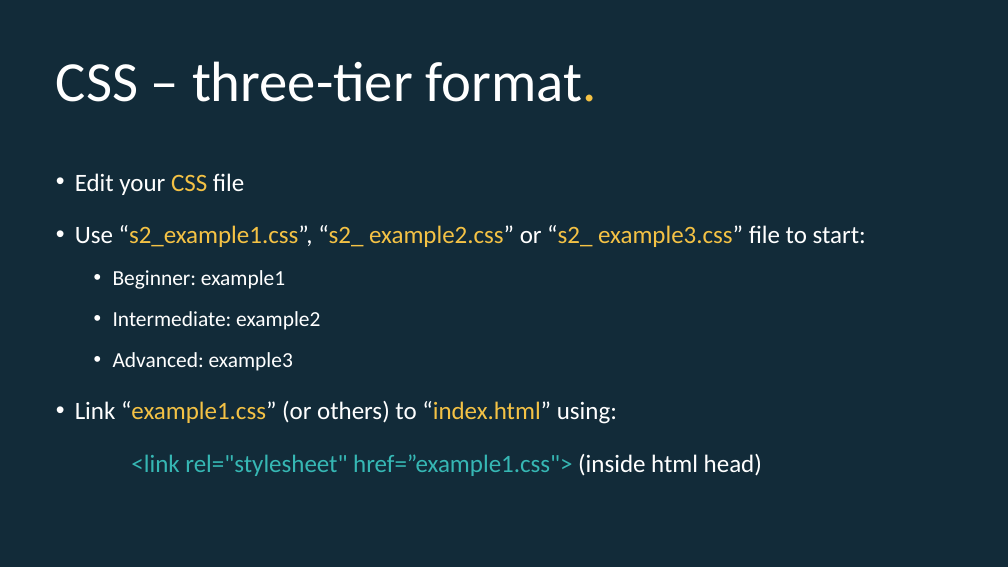
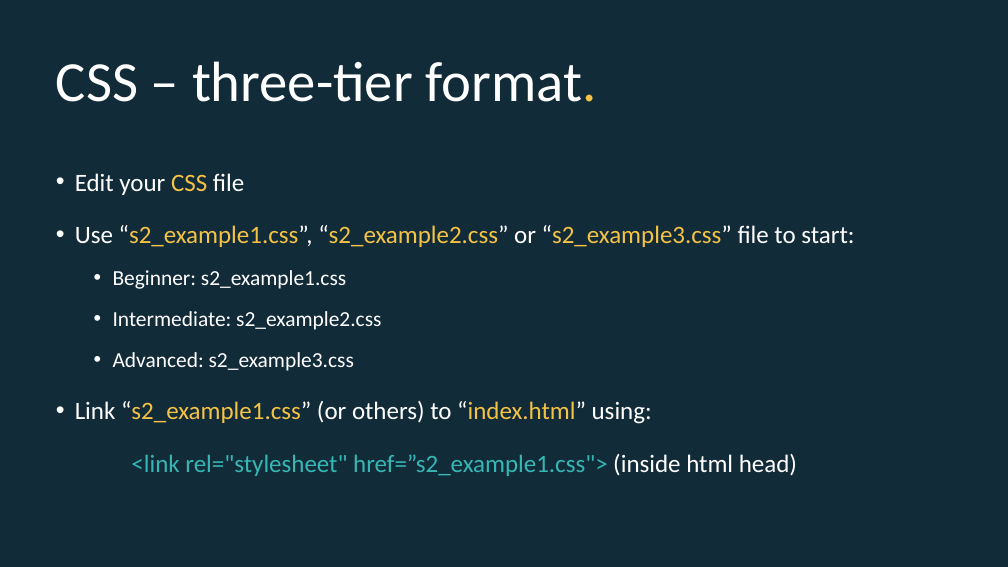
Before and after one commit to EconomicsObservatory/courses, a slide deck: slide 17 of 2/s2_Building_your_first_website.pptx. Drawn at 1008x567 pixels with LibreOffice and Linux fonts; fonts in the diff are those of the drawing. Boxes give left, top, right and bottom in pixels: in the first picture for what was removed or moved away, otherwise in the second. Text is boxed around its words. In the diff, an @@ line names an element or a change of style, - is before the commit and + after.

```diff
--- a/2/s2_Building_your_first_website.pptx
+++ b/2/s2_Building_your_first_website.pptx
@@ text at [75, 225, 854, 476]: text changed @@
-• Use “s2_example1.css”, “s2_ example2.css” or “s2_ example3.css” file to start:
-  • Beginner: example1
-  • Intermediate: example2
-  • Advanced: example3
-• Link “example1.css” (or others) to “index.html” using:
-<link rel="stylesheet" href=”example1.css"> (inside html head)
+• Use “s2_example1.css”, “s2_example2.css” or “s2_example3.css” file to start:
+  • Beginner: s2_example1.css
+  • Intermediate: s2_example2.css
+  • Advanced: s2_example3.css
+• Link “s2_example1.css” (or others) to “index.html” using:
+<link rel="stylesheet" href=”s2_example1.css"> (inside html head)
```
Also in this commit, not shown: 1 other slide changed, 1 other file.
